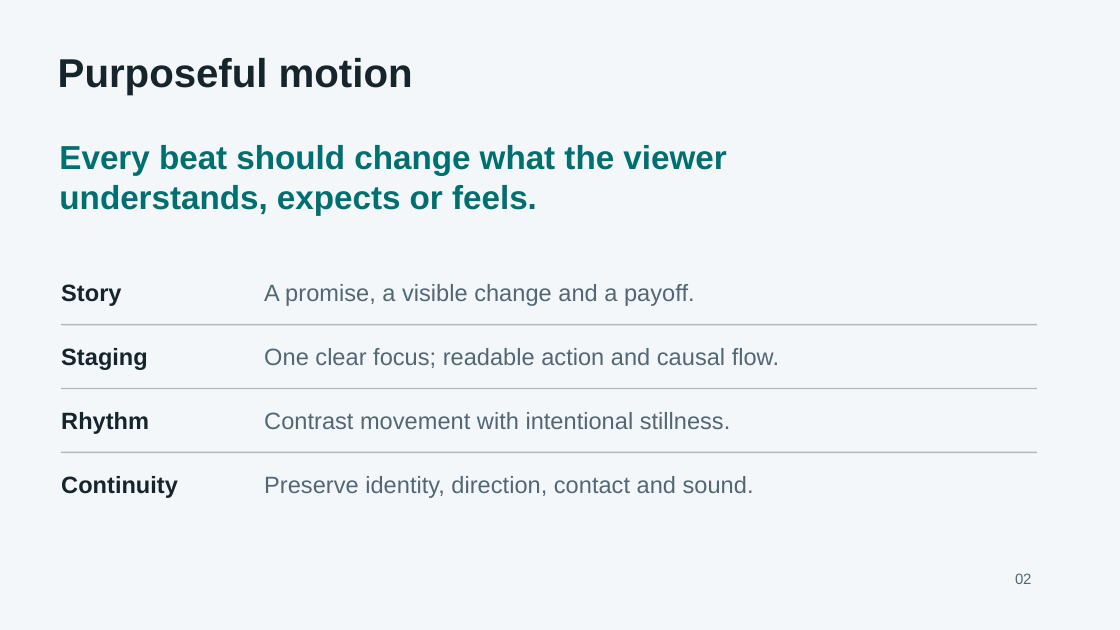
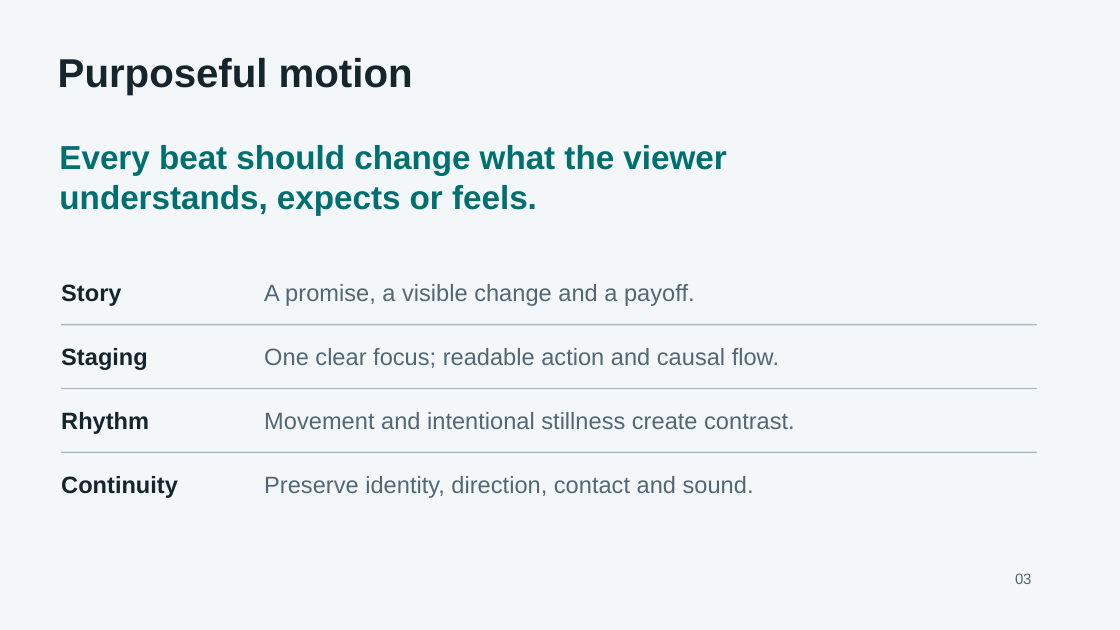
Before and after one commit to nazeeh111/adaptive-animation-skill, a slide deck: slide 3 of animation/docs/presentation.pptx (slide 2 before the commit). Drawn at 1120x630 pixels with LibreOffice and Linux fonts; fonts in the diff are those of the drawing. Boxes give left, top, right and bottom in pixels: in the first picture for what was removed or moved away, otherwise in the second. Text is boxed around its words. In the diff, an @@ line names an element or a change of style, - is before the commit and + after.

```diff
--- a/animation/docs/presentation.pptx
+++ b/animation/docs/presentation.pptx
@@ text at box(264, 412, 795, 429): text changed @@
-Contrast movement with intentional stillness.
+Movement and intentional stillness create contrast.
@@ text at box(1015, 573, 1032, 584): text changed @@
-02
+03
```
Also in this commit, not shown: 6 other slides changed, 4 slides added, 1 slide removed, 52 other files.
